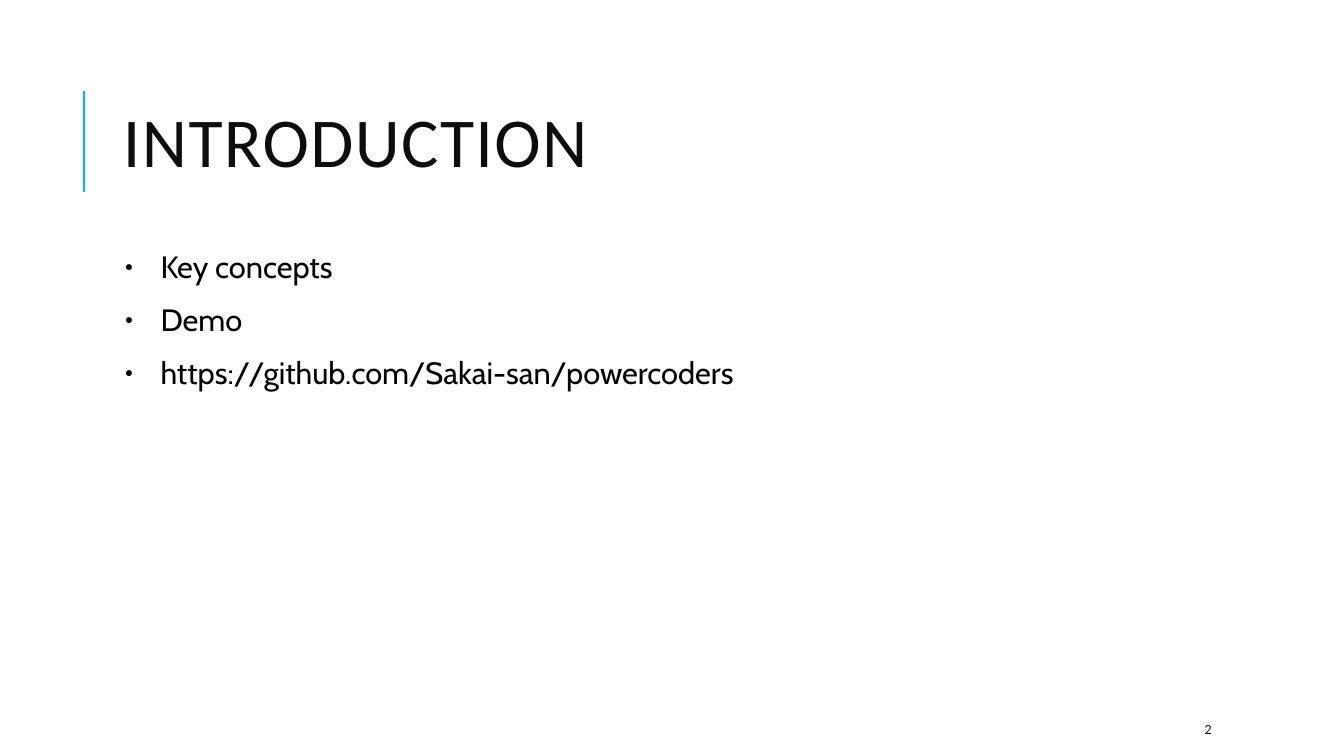
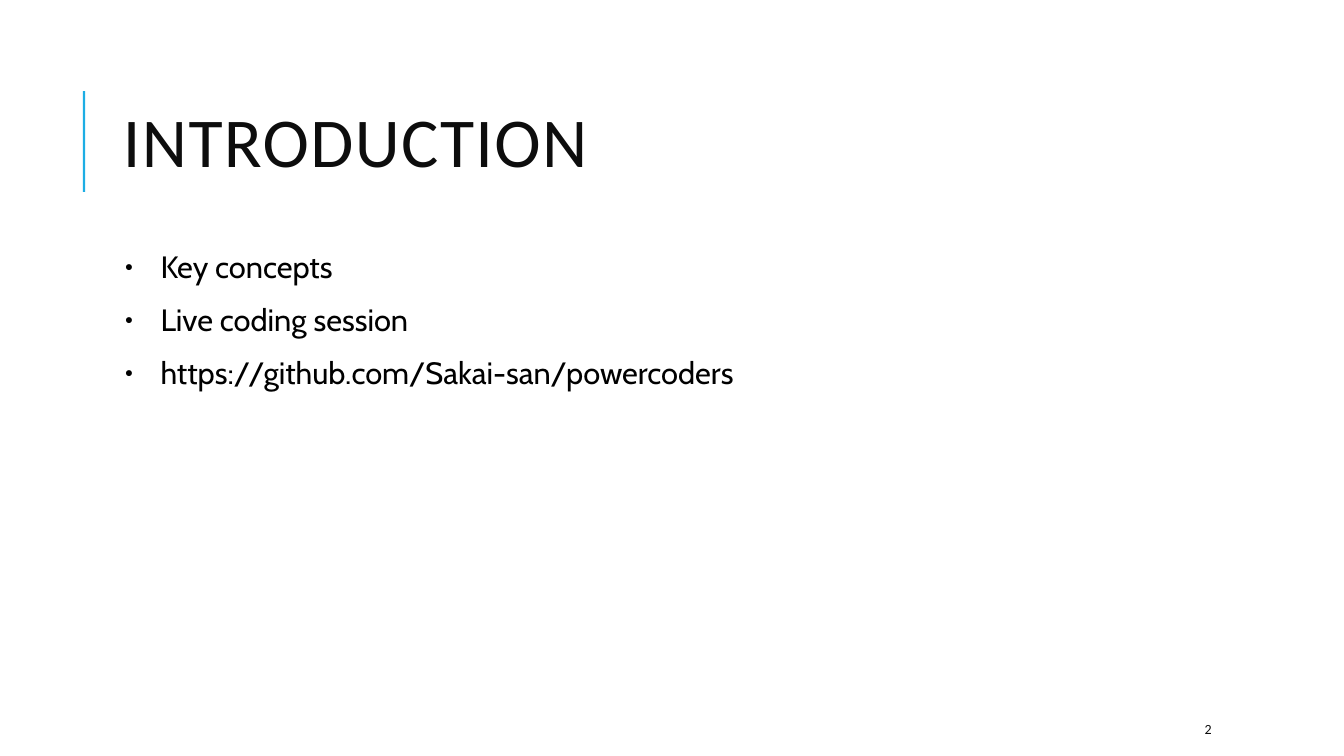
Before and after one commit to Sakai-san/powercoders, a slide deck: slide 2 of reactWorkshop.odp. Drawn at 1344x756 pixels with LibreOffice and Linux fonts; fonts in the diff are those of the drawing. Boxes give left, top, right and bottom in pixels: in the first picture for what was removed or moved away, otherwise in the second. Text is boxed around its words. In the diff, an @@ line names an element or a change of style, - is before the commit and + after.

```diff
--- a/reactWorkshop.odp
+++ b/reactWorkshop.odp
@@ text at <box>161,308,409,338</box>: text changed @@
-● Demo
+● Live coding session
```
Also in this commit, not shown: 1 other slide changed, 1 other file.
